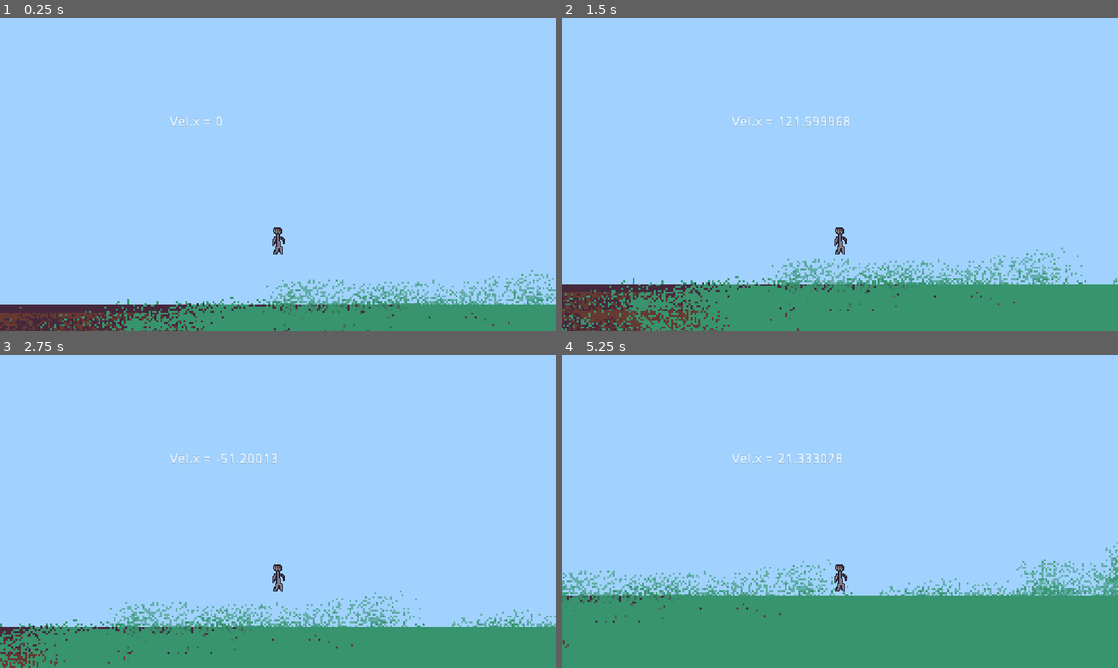
Above: before the commit, frames 1-4 (two rows, left to right).
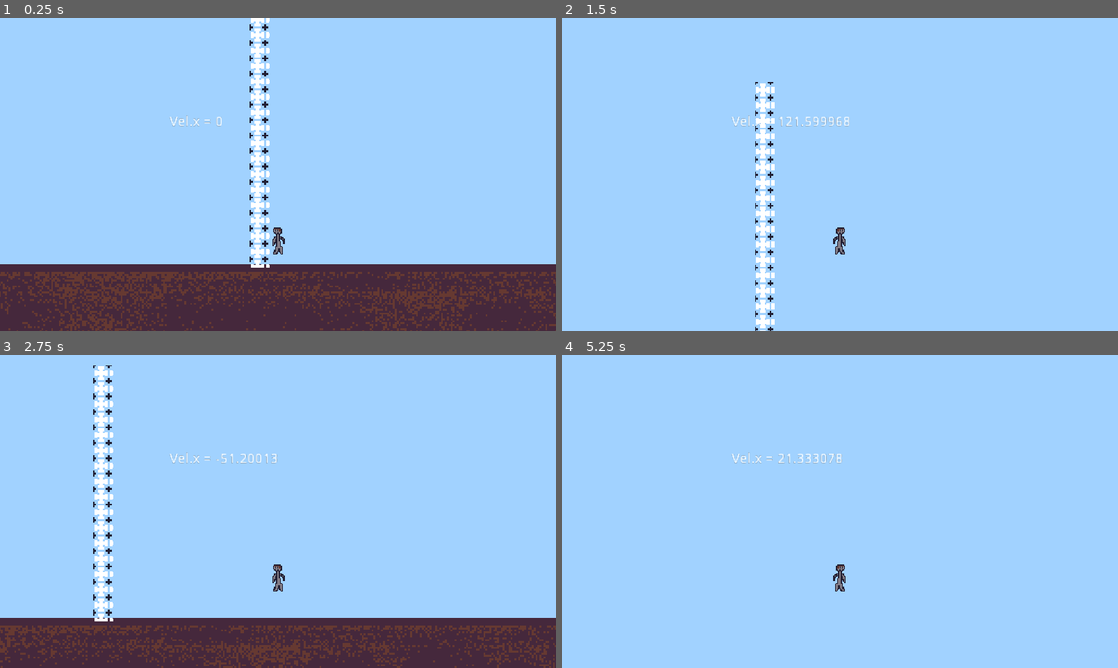
Above: after the commit, the same moments.

Repository: E3BB/Pinkbulls
Game: Godot game, scene res://Scenes/Part1/World/PartOne.tscn
The game is run twice, just before and just after one commit, with the same random seed, the same clock (stepped at 60 frames per second) and the same inputs. The project has no main scene, so this scene is started directly.
Inputs:
- Up to frame 1 (0.25 s): no input
- Up to frame 2 (1.5 s): hold W (Jump) 0.53-1.28 s; hold D (Right) from 0.53 s (still down); tap W (Jump) at 1.35 s
- Up to frame 3 (2.75 s): tap W (Jump) at 1.52, 1.82 s; release D (Right) at 2.03 s; hold A (Left) from 2.03 s (still down); hold W (Jump) from 2.03 s (still down)
- Up to frame 4 (5.25 s): release A (Left) at 2.78 s; release W (Jump) at 2.78 s; hold D (Right) 2.78-4.28 s; tap W (Jump) at 2.85, 3.02, 3.32, 4.35, 4.52, 4.82 s; hold W (Jump) 3.53-4.28 s; hold A (Left) 4.28-5.03 s; hold D (Right) from 5.03 s (still down); hold W (Jump) from 5.03 s (still down)

The runs differ from the first frame. In frame 1, 21% of the frame differs, in the area x 0-100%, y 0-100%; in frame 2, 18%; in frame 3, 18%; in frame 4, 26%, in the area x 0-100%, y 59-100%.

Commit message:
Added Double Jump and Wall Jump

Diff:
--- a/Scenes/Part1/Player/PlayerScripts/Player.gd
+++ b/Scenes/Part1/Player/PlayerScripts/Player.gd
@@ -8,12 +8,14 @@
 var jump_strength : float = 256 # Jump Strength (How much speed you get when you jump)
 var drag : float = 256 # Drag force, measured in pixels per second per second
 var stopPower : float = 512 # Power of Stopping (When you move a different way than velocity)
+var hasDoubleJump : bool = false # Can the player double jump now?
 
 # Physics Process Run
 func _physics_process(delta):
 
 	# Set Input
 	inputLR = (Input.get_action_strength("Right") - Input.get_action_strength("Left"))
+	$"Sprite".flip_h = true if inputLR > 0 else false
 
 	# Gravity
 	vel.y += gravity * delta
@@ -34,9 +36,19 @@
 	# Left-Right Input
 	vel.x += inputLR * acc * delta
 
-	# Jump
+	# Jump & Double Jump & Wall Jump
+	# PS!!! WHAT IF THE PLAYER ONLY HAD A LIMITED AMOUNT OF DOUBLE JUMPS?
+	hasDoubleJump = true if is_on_floor() or is_on_wall() else hasDoubleJump
+
 	if Input.is_action_pressed("Jump") && is_on_floor():
 		vel.y -= jump_strength
+	elif Input.is_action_just_pressed("Jump") && not is_on_floor() && hasDoubleJump:
+		hasDoubleJump = false
+		vel.y = -jump_strength
+	elif Input.is_action_just_pressed("Jump") && is_on_wall() && vel.x != 0:
+		vel.x = -vel.x
+		vel.y = -jump_strength
+		hasDoubleJump = true
 
 	# Move
 	move_and_slide(vel, Vector2(0, -1))
--- a/Scenes/Part1/World/PartOne.tscn
+++ b/Scenes/Part1/World/PartOne.tscn
@@ -1,21 +1,26 @@
-[gd_scene load_steps=4 format=2]
+[gd_scene load_steps=6 format=2]
 
 [ext_resource path="res://Scenes/Part1/Player/Player.tscn" type="PackedScene" id=1]
 [ext_resource path="res://Scenes/Part1/World/WorldResources/PartOneBG.png" type="Texture" id=2]
+[ext_resource path="res://Scenes/Sprite-0001.png" type="Texture" id=3]
 
 [sub_resource type="RectangleShape2D" id=1]
 extents = Vector2( 1024, 39 )
 
+[sub_resource type="RectangleShape2D" id=2]
+extents = Vector2( 10, 130.5 )
+
 [node name="Node2D" type="Node2D"]
 
-[node name="StaticBody2D" type="StaticBody2D" parent="."]
+[node name="Terrain" type="StaticBody2D" parent="."]
+position = Vector2( 1653, -42 )
 scale = Vector2( 2, 2 )
 
-[node name="PartOneBg" type="Sprite" parent="StaticBody2D"]
+[node name="PartOneBg" type="Sprite" parent="Terrain"]
 position = Vector2( 35, -9 )
 texture = ExtResource( 2 )
 
-[node name="CollisionShape2D" type="CollisionShape2D" parent="StaticBody2D"]
+[node name="CollisionShape2D" type="CollisionShape2D" parent="Terrain"]
 position = Vector2( 35, 80 )
 shape = SubResource( 1 )
 
@@ -31,3 +36,16 @@
 margin_top = -61.0
 margin_right = -106.0
 margin_bottom = -47.0
+
+[node name="LStopper" type="StaticBody2D" parent="."]
+position = Vector2( -19, 1 )
+
+[node name="CollisionShape2D" type="CollisionShape2D" parent="LStopper"]
+position = Vector2( 0, -90.5 )
+shape = SubResource( 2 )
+
+[node name="Sprite" type="Sprite" parent="LStopper"]
+position = Vector2( 0, -90 )
+texture = ExtResource( 3 )
+region_enabled = true
+region_rect = Rect2( 0, 0, 20.4468, 264.554 )
